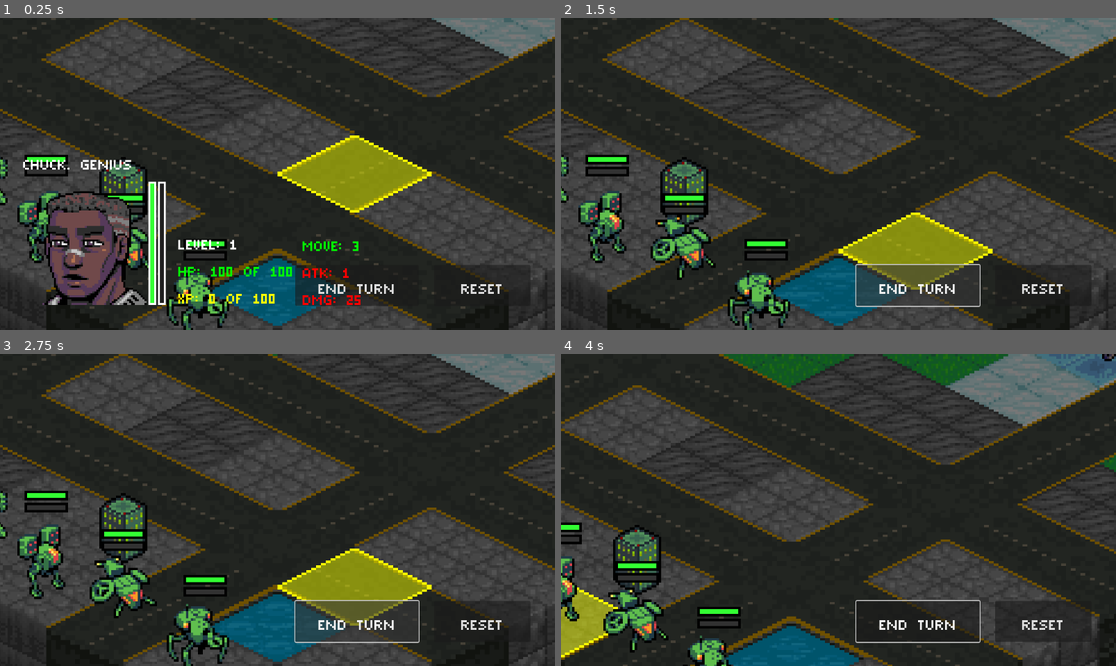
Above: before the commit, frames 1-4 (two rows, left to right).
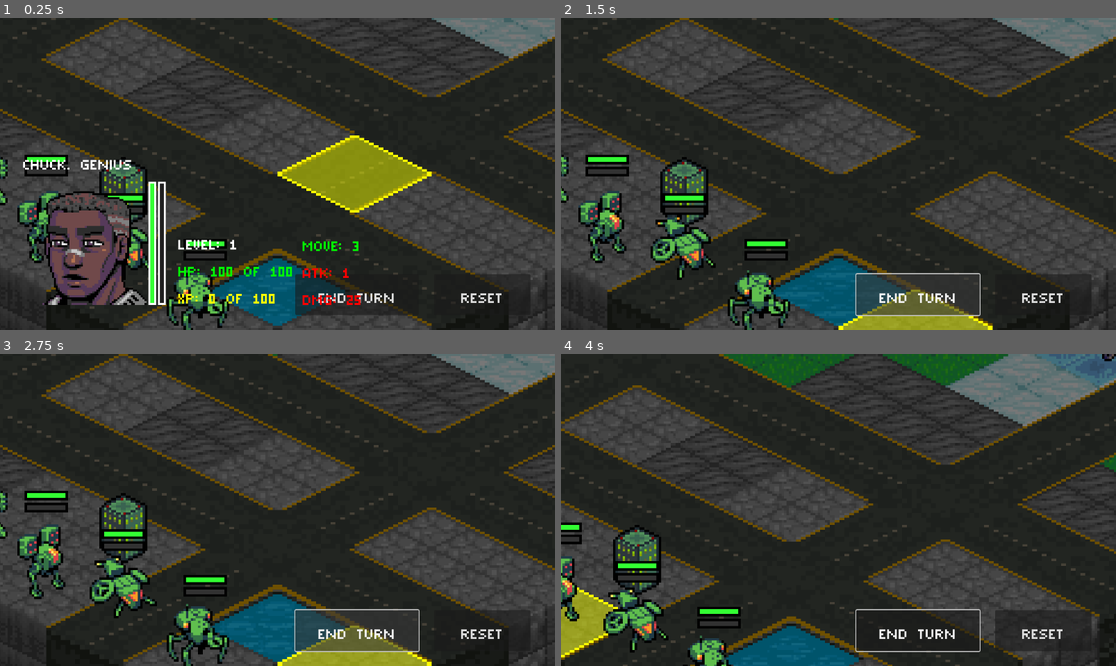
Above: after the commit, the same moments.

Repository: Tekknobot/Terrain
Game: Godot game, scene res://Scenes/Main.tscn
The game is run twice, just before and just after one commit, with the same random seed, the same clock (stepped at 60 frames per second) and the same inputs.
Inputs (mouse positions are in pixels of both pictures, inside the frame that each line leads up to):
- Up to frame 1 (0.25 s): no input
- Up to frame 2 (1.5 s): click "END TURN" at 0.5 s; click "END TURN" at 1.25 s
- Up to frame 3 (2.75 s): click "END TURN" at 2 s
- Up to frame 4 (4 s): move the mouse to (960, 494) at 2.77 s; click (960, 494) at 2.92 s; drag from (727, 525) to (605, 606) at 3.52 s

The runs differ from the first frame. In frame 1, 1.2% of the frame differs, in the area x 53-96%, y 79-96%; in frame 2, 6.7%, in the area x 49-96%, y 62-100%; in frame 3, 6.7%; in frame 4, 1.6%.

Commit message:
Update quotes.

Diff:
--- a/Scenes/Main.tscn
+++ b/Scenes/Main.tscn
@@ -267,8 +267,9 @@
 
 [node name="HBoxContainer" type="HBoxContainer" parent="CanvasLayer/Control"]
 layout_mode = 0
-offset_right = 404.0
-offset_bottom = 85.0
+offset_top = 19.0
+offset_right = 488.0
+offset_bottom = 104.0
 theme_override_constants/separation = 32
 
 [node name="EndTurn" type="Button" parent="CanvasLayer/Control/HBoxContainer"]
--- a/Scripts/HUD_Panel.gd
+++ b/Scripts/HUD_Panel.gd
@@ -15,57 +15,57 @@
 
 @onready var quote_label = $VBoxContainer3/Quote
 
-# Array of quotes (playful, action-inspired)
 var quotes = [
-	"Revving up my mech—time to strategize and dominate!",
-	"Engage hyper-mode: tactical precision and steel resolve!",
-	"Decisions made: this mech's got your back!",
-	"In the future, my mech speaks louder than words!",
-	"Lock, load, and let the mech roll out!",
-	"Battle plans set: unleash the mechanical might!",
-	"My mech’s heart beats to the rhythm of strategy!",
-	"Tactical brilliance meets raw mech power—let's roll!",
-	"When decisions are tough, trust in your mech!",
-	"Deploying my mech for the ultimate showdown!",
-	"Future battles demand precision and mega mechs!",
-	"Every decision fuels my mech’s firepower!",
-	"Strap in—mech mode activated for epic combat!",
-	"The future is forged in steel and sharp tactics!",
-	"Calculated risk: deploy the mech and conquer!",
-	"My mech is a fortress, and strategy is its core!",
-	"Precision, power, and a dash of mecha magic!",
-	"Not just a machine—it's a tactical powerhouse!",
-	"Outthinking the enemy, one mech move at a time!",
-	"The battlefield is chess; my mech is the queen!",
-	"Planning and power: mechs do it with style!",
-	"Onward to victory—my mech leads the charge!",
-	"Reboot, recalibrate, then crush with mech might!",
-	"When the future calls, my mech answers with force!",
-	"Decision time: engage the mech and reshape fate!",
-	"Battle strategy activated: let the mechs roll!",
-	"My mech and I: the ultimate dream team!",
-	"Calculating victory, one strategic move at a time!",
-	"Powered by steel and tactical genius!",
-	"Every battle starts with a smart decision!",
-	"Engage mech mode: where strategy meets brawn!",
-	"The art of war: sharp tactics and thunderous mechs!",
-	"Built on steel, strategy, and unstoppable mechs!",
-	"Strategy is the mind; my mech is the muscle!",
-	"In tomorrow’s arena, my mech writes the playbook!",
-	"Let the enemy tremble before our tactics!",
-	"Onward to glory—my mech and I are synced!",
-	"It's not just power—it’s the perfect decision!",
-	"My mech’s systems are tuned for epic strategy!",
-	"Deploying tactical firepower—mech on the move!",
-	"Every epic battle begins with a key decision!",
-	"In the mech era, strategy is king and power its knight!",
-	"Time to turn tactics into triumph with a mech strike!",
-	"Calculated chaos: let the battle begin!",
-	"When it matters most, trust a well-oiled mech!",
-	"Brains and brawn combined—my mech is unstoppable!",
-	"Precision and power: every mech move counts!",
-	"Battlefield decisions made from my cockpit!",
-	"In the future, every decision is a game-changer!"
+	"My mech is locked, loaded, and lethal.",
+	"Engaging enemy forces with calculated precision.",
+	"All systems green; the battlefield is ours.",
+	"Tactical dominance activated—mech in command.",
+	"Precision strikes and armored might—battle begins.",
+	"Steel, strategy, and unyielding power.",
+	"When numbers matter, my mech never falters.",
+	"Strategy in motion: mechs, ready to crush.",
+	"Mechanized warfare: logic and power combined.",
+	"Battlefield clear—target acquired.",
+	"Advance, secure, and conquer—mech leads the charge.",
+	"The art of war is coded in my circuits.",
+	"Calculations complete; enemy defenses fall.",
+	"My mech's gears grind for victory.",
+	"Overwhelming force, methodically deployed.",
+	"Target locked; strike protocol initiated.",
+	"Every move precise, every blow decisive.",
+	"Mechanized resolve in the heat of battle.",
+	"Unyielding armor meets ruthless strategy.",
+	"My mech outmaneuvers and outguns the foe.",
+	"Data-driven tactics for a brutal battlefield.",
+	"Locking in the kill—my mech is on the hunt.",
+	"Battle lines drawn; my mech leads the charge.",
+	"Efficiency and power—prime directives online.",
+	"Calculated aggression: my mech never hesitates.",
+	"Deploy and destroy—waging war with precision.",
+	"My mech advances where others dare not.",
+	"Steel nerves drive this battle to victory.",
+	"Precision in motion—no room for error.",
+	"Targeting and eliminating with ruthless efficiency.",
+	"Dominating the field with superior tactics.",
+	"Every decision a step toward victory.",
+	"Locked in and lethal—unstoppable force!",
+	"Commanding the battlefield with cold precision.",
+	"Decisive strikes fueled by iron resolve.",
+	"Strategy in steel—my mech writes the playbook.",
+	"Paving the way to victory, one mech move at a time.",
+	"Our tactics are our strongest weapon.",
+	"Relentless pursuit, pinpoint precision.",
+	"Mechanized power fused with tactical genius.",
+	"Battle commands executed flawlessly.",
+	"My mech makes the decisive move.",
+	"Command mode: activated. Enemies, beware.",
+	"Strategic supremacy in every servo and circuit.",
+	"When battle heats up, my mech stays relentless.",
+	"Precision engineering meets battlefield strategy.",
+	"Every strike calculated, every victory engineered.",
+	"We plan, we fight, we conquer.",
+	"Victory is mechanized—tactics win wars.",
+	"In the heat of battle, my mech is pure resolve."
 ]
 
 # Example player data structure
